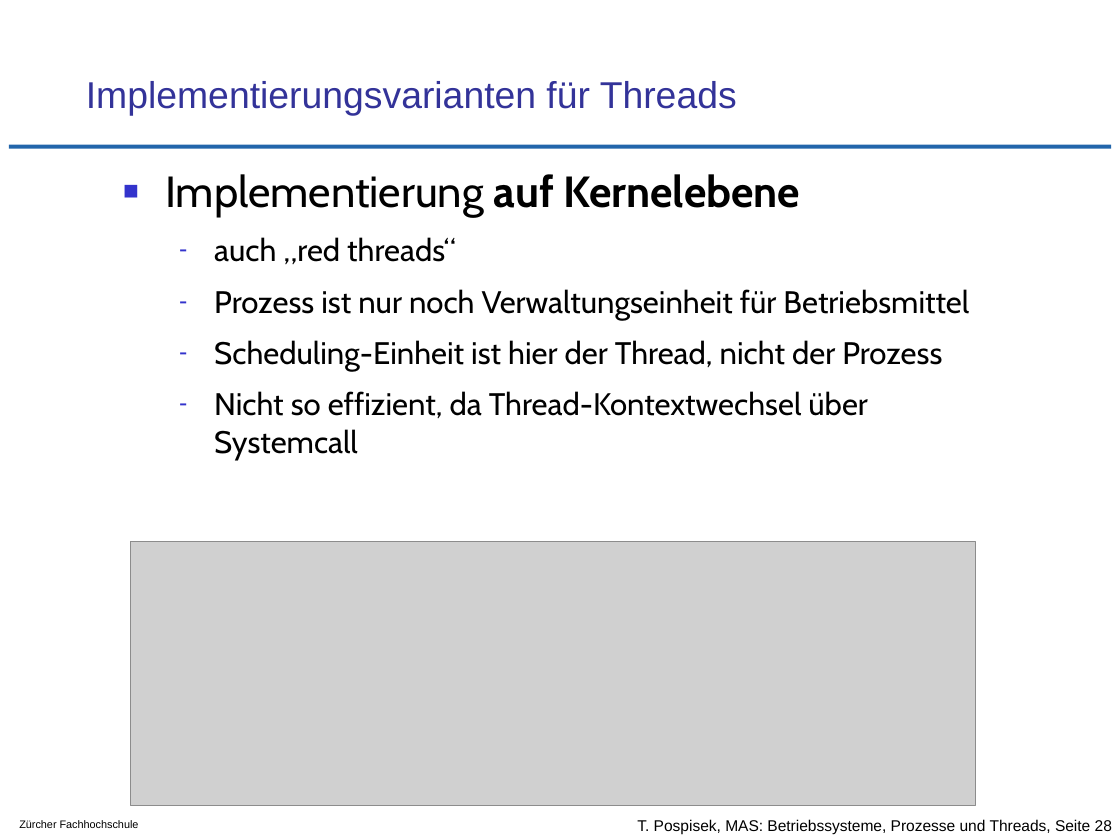
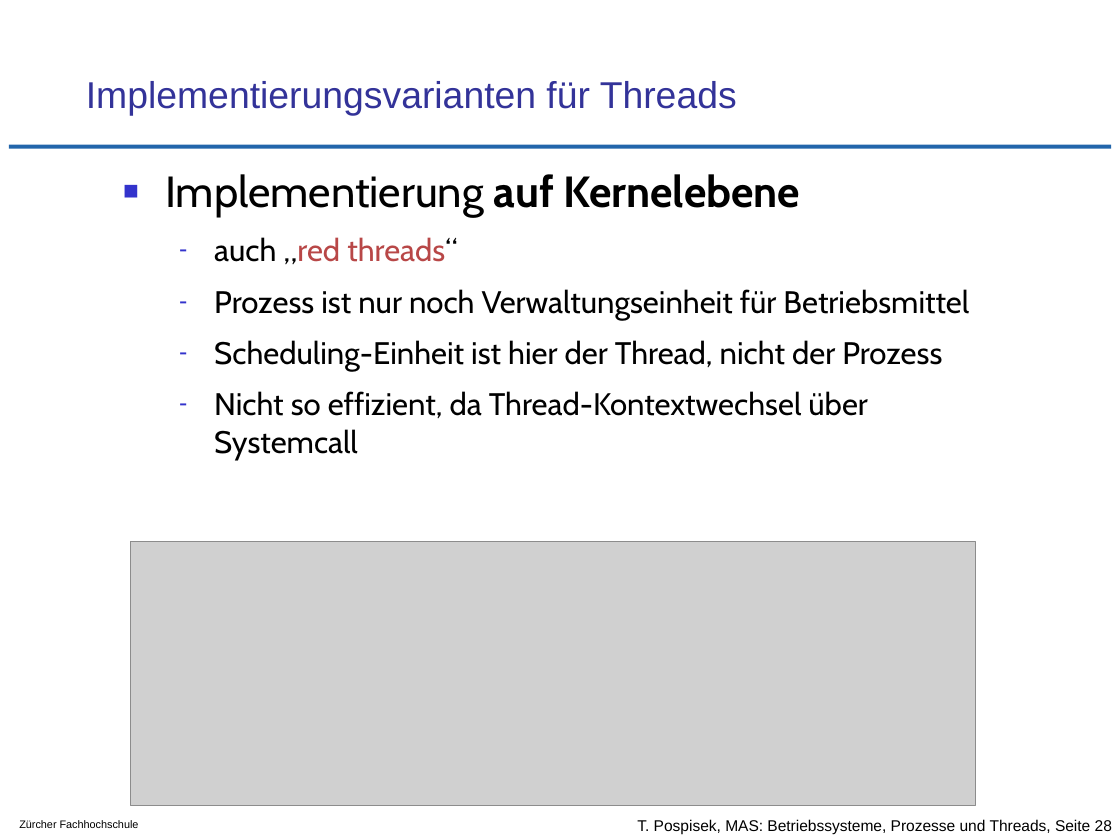
Before and after one commit to tpo/betriebssysteme, a slide deck: slide 28 of 05-2_Prozesse_und_Threads.odp. Drawn at 1120x840 pixels with LibreOffice and Linux fonts; fonts in the diff are those of the drawing; grey boxes stand for pictures; background and template pictures are left out. Boxes give left, top, right and bottom in pixels: in the first picture for what was removed or moved away, otherwise in the second. Text is boxed around its words. In the diff, an @@ line names an element or a change of style, - is before the commit and + after.

```diff
--- a/05-2_Prozesse_und_Threads.odp
+++ b/05-2_Prozesse_und_Threads.odp
@@ text at bbox=[214, 237, 458, 264]: text colour #000000 to #B84747 in "„red threads“" @@
```
Also in this commit, not shown: 8 other slides changed, 9 other files.
